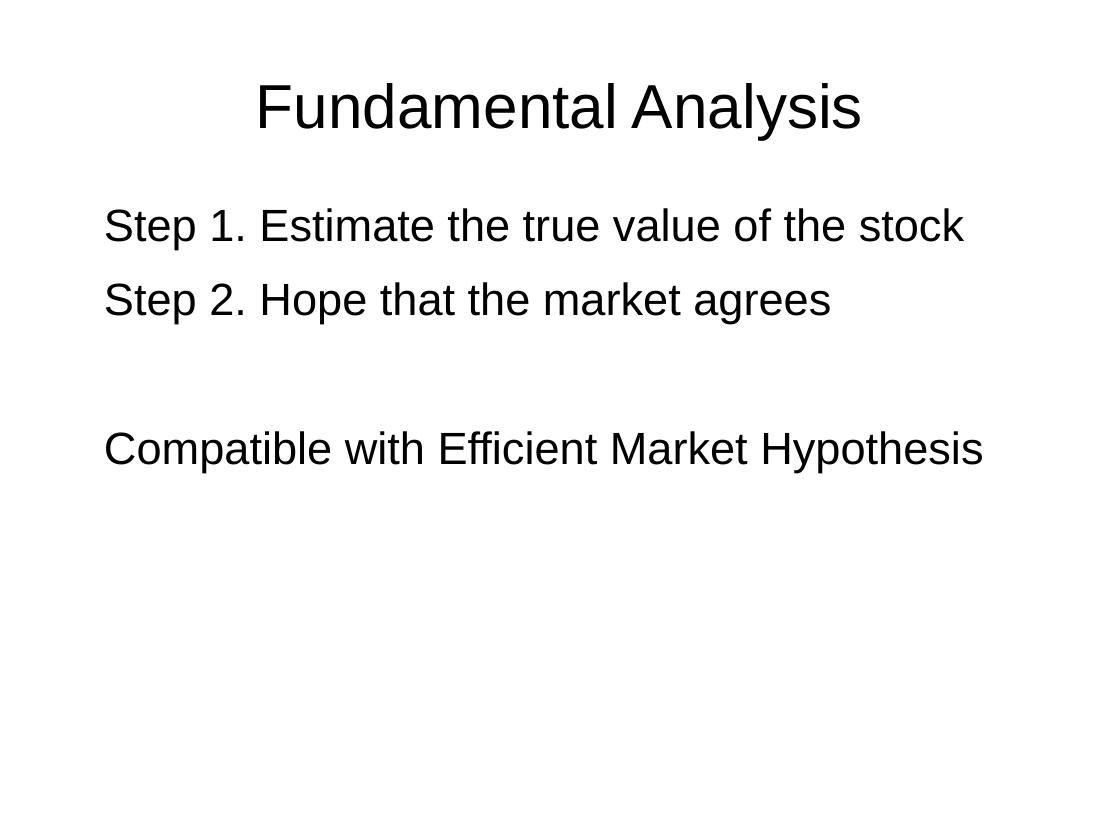
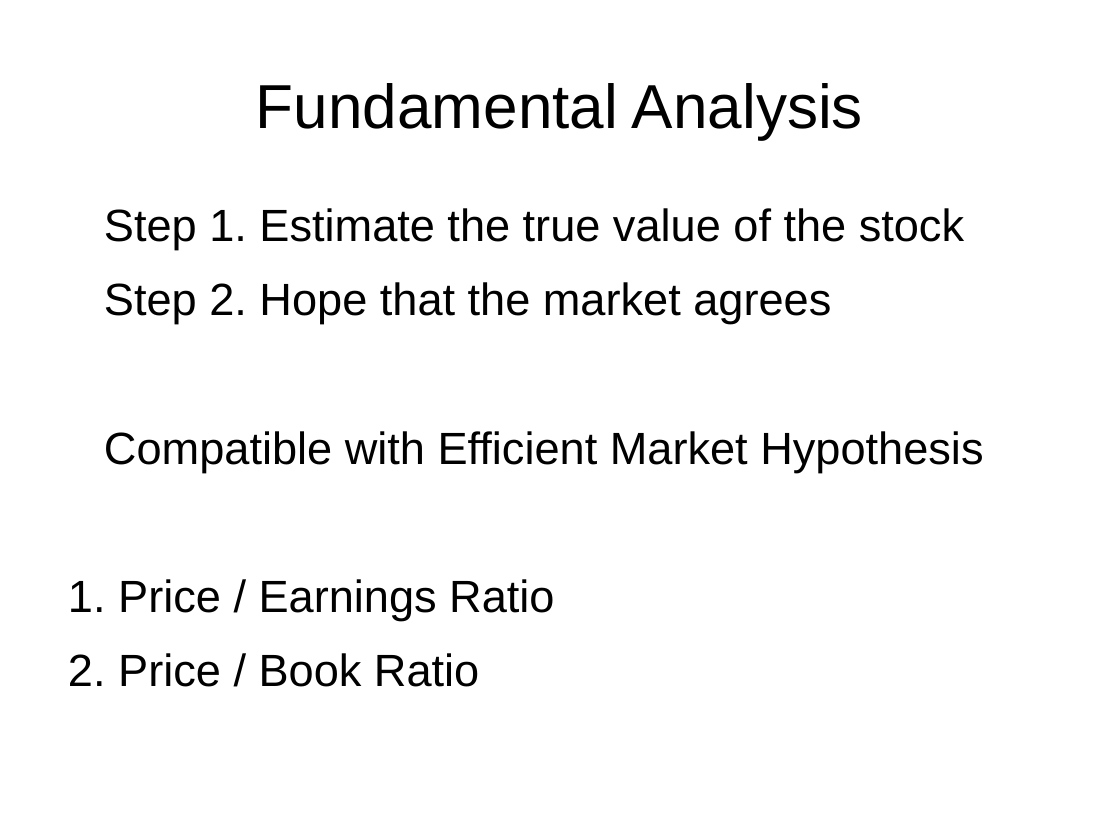
Before and after one commit to MarkDunne/final-year-project, a slide deck: slide 7 of report/openday.odp. Drawn at 1120x840 pixels with LibreOffice and Linux fonts; fonts in the diff are those of the drawing. Boxes give left, top, right and bottom in pixels: in the first picture for what was removed or moved away, otherwise in the second. Text is boxed around its words. In the diff, an @@ line names an element or a change of style, - is before the commit and + after.

```diff
--- a/report/openday.odp
+++ b/report/openday.odp
@@ text at (118,579,554,687): paragraphs added @@
+1. Price / Earnings Ratio
+2. Price / Book Ratio
```
Also in this commit, not shown: 1 other slide changed, 5 other files.
